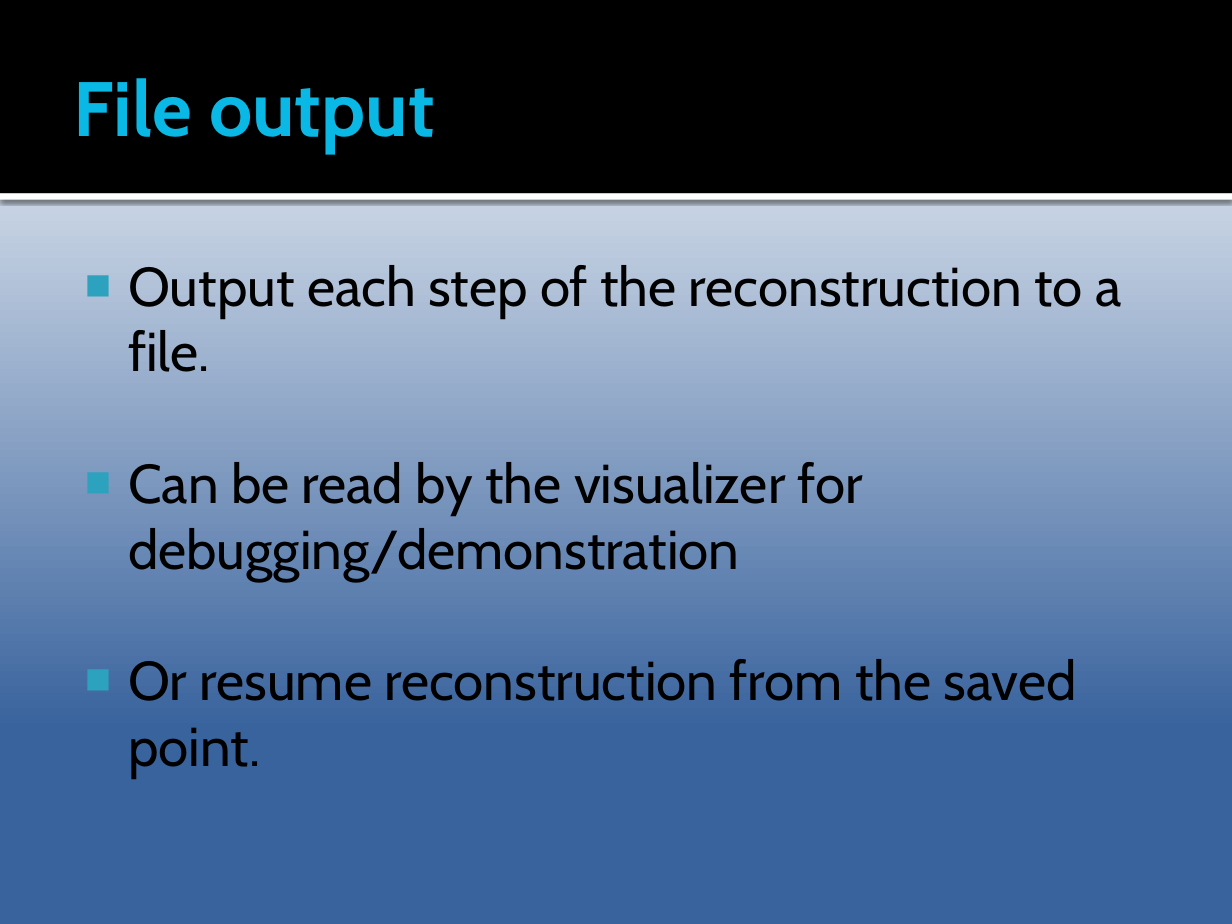
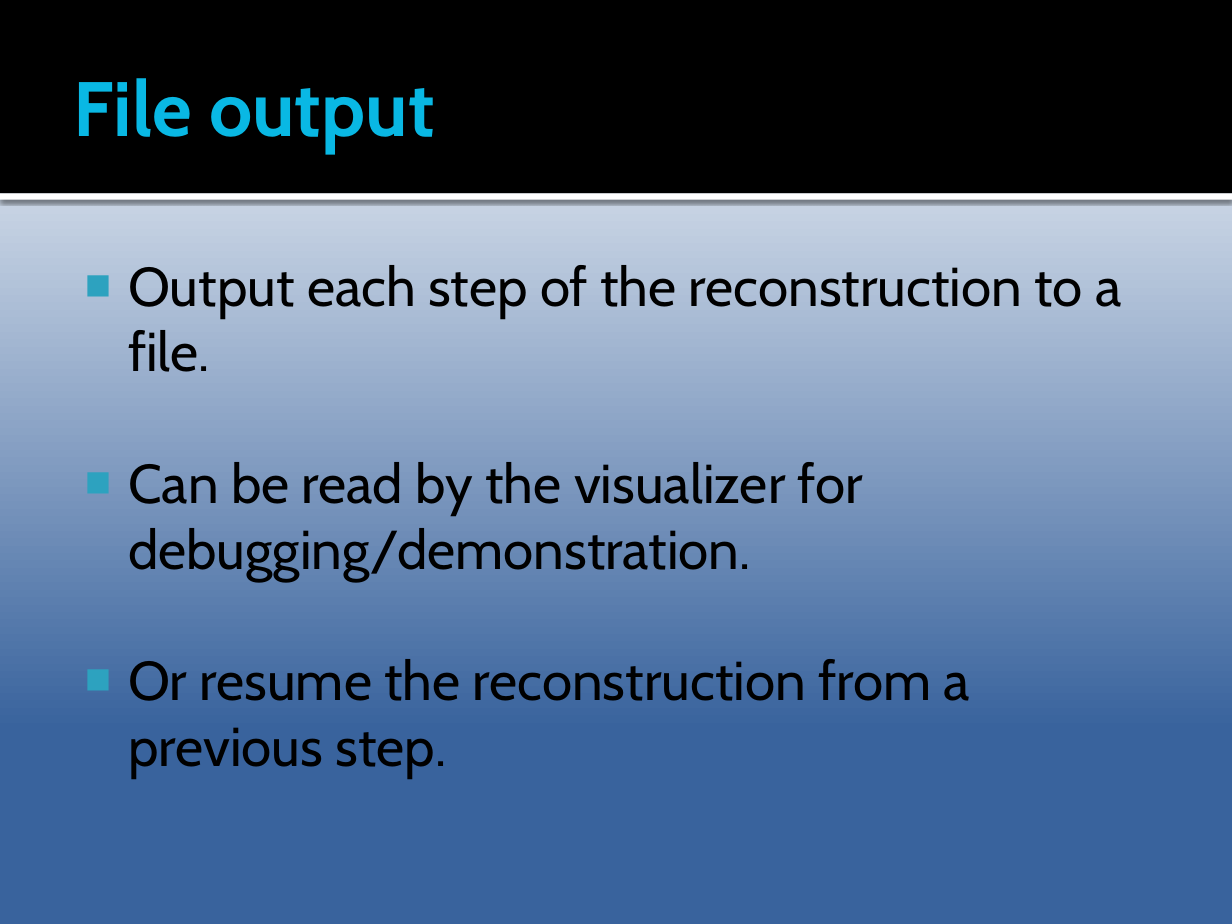
Before and after one commit to Epipolarna/Tracking, a slide deck: slide 5 of 3D Reconstruction/Documentation/TSBB15prez.pptx. Drawn at 1232x924 pixels with LibreOffice and Linux fonts; fonts in the diff are those of the drawing. Boxes give left, top, right and bottom in pixels: in the first picture for what was removed or moved away, otherwise in the second. Text is boxed around its words. In the diff, an @@ line names an element or a change of style, - is before the commit and + after.

```diff
--- a/3D Reconstruction/Documentation/TSBB15prez.pptx
+++ b/3D Reconstruction/Documentation/TSBB15prez.pptx
@@ text at bbox=[128, 462, 970, 778]: text changed @@
-■ Can be read by the visualizer for debugging/demonstration
-■ Or resume reconstruction from the saved point.
+■ Can be read by the visualizer for debugging/demonstration.
+■ Or resume the reconstruction from a previous step.
```
Also in this commit, not shown: 5 other slides changed, 1 slide removed.
